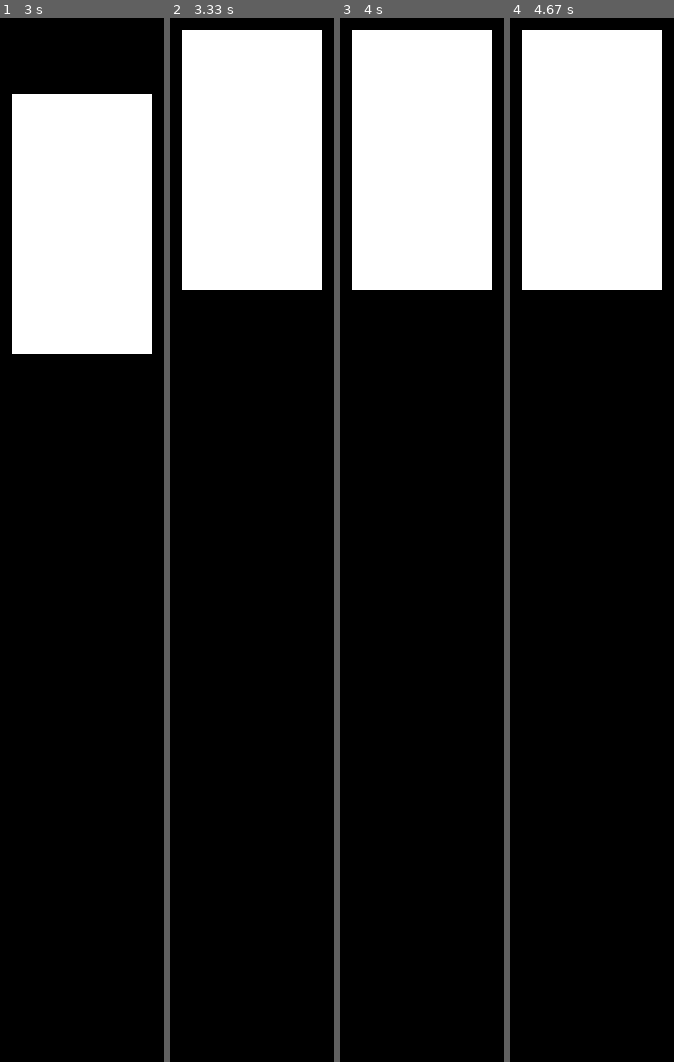
Above: before the commit, frames 1-4 (left to right).
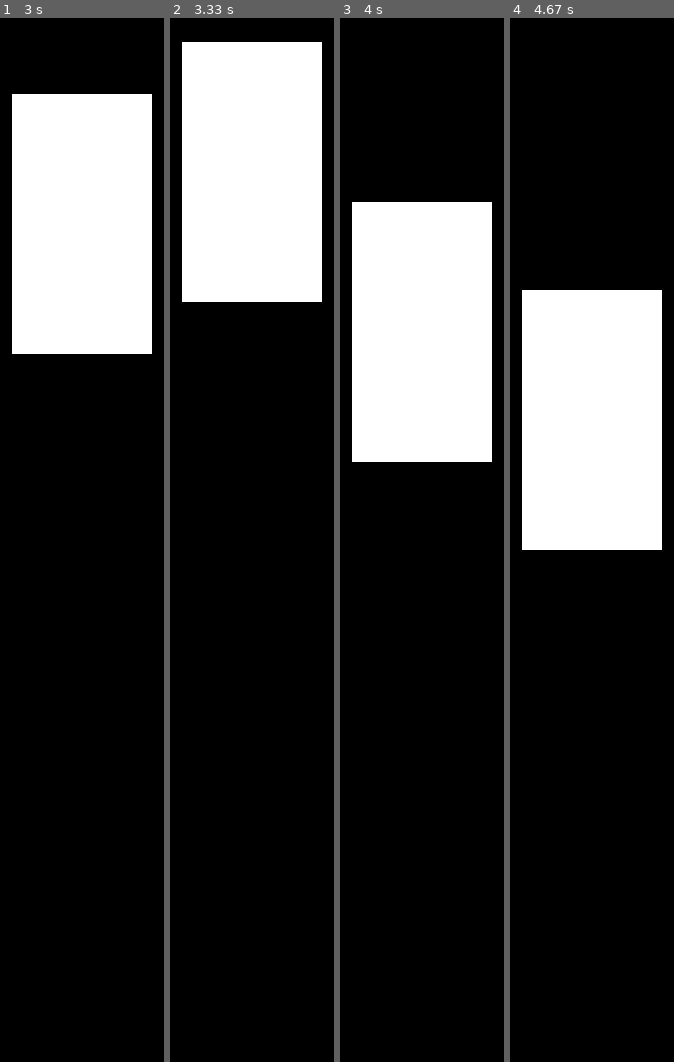
Above: after the commit, the same moments.

Repository: murilofcorso/elevador-pygame
Game: pygame game, started from tela.py
Same seed, same stepped clock (60 frames per second), same inputs: the game is played once before the commit and once after it.
Inputs:
- Up to frame 1 (3 s): no input
- Up to frame 2 (3.33 s): no input
- Up to frame 3 (4 s): no input
- Up to frame 4 (4.67 s): no input

Frame 1 is identical in both runs. In frame 2, 2.0% of the frame differs, in the area x 7-93%, y 1-28%; in frame 3, 28%; in frame 4, 43%, in the area x 7-93%, y 1-51%.

Commit message:
método update do elevador

Diff:
--- a/chamador.py
+++ b/chamador.py
@@ -4,5 +4,5 @@
         self.andar = andar
 
 
-    def enviar_chamado(self, direcao):
-        self.elevador.adicionar_chamado(self.andar, direcao)
+    def enviar_chamado(self):
+        self.elevador.adicionar_chamado(self.andar)
--- a/elevador.py
+++ b/elevador.py
@@ -1,4 +1,3 @@
-import time
 import pygame
 
 class Elevador(pygame.sprite.Sprite):
@@ -12,6 +11,12 @@
         self.rect = self.image.get_rect()
 
         self.status = "parado"
+        self.andares = {
+            self.tela.get_height() - (0 * self.altura): 0,
+            self.tela.get_height() - (1 * self.altura): 1,
+            self.tela.get_height() - (2 * self.altura): 2,
+            self.tela.get_height() - (3 * self.altura): 3
+        }
         self.andar_atual = 0
         self.rect.bottomleft = (self.tela.get_width()/2 - self.largura/2, self.tela.get_height() - (self.andar_atual * self.altura))
         self.chamados = []
@@ -27,7 +32,8 @@
         else:
             self.status = "parado"
 
-        print(self.status)
+        if self.rect.bottom in self.andares.keys():
+            self.andar_atual = self.andares[self.rect.bottom]
 
 
     def abrir_porta(self):
@@ -40,6 +46,22 @@
             self.status = "parado"
 
 
-    def adicionar_chamado(self, andar, direcao):
-        if (andar, direcao) not in self.chamados:
-            self.chamados.append((andar, direcao))
+    def adicionar_chamado(self, andar):
+        if andar not in self.chamados:
+            self.chamados.append(andar)
+
+
+    def retornar_proximo_chamado(self):
+        if len(self.chamados) > 0:
+            if self.andar_atual != self.chamados[0]:
+                return self.chamados[0]
+            else:
+                self.chamados.pop(0)
+                return self.andar_atual
+        else:
+            return self.andar_atual
+
+
+    def update(self):
+        self.mover(self.retornar_proximo_chamado())
+        print(self.chamados)
--- a/main.py
+++ /dev/null
@@ -1,14 +0,0 @@
-from chamador import Chamador
-from elevador import Elevador
-
-e = Elevador()
-c0 = Chamador(e, 0)
-c1 = Chamador(e, 1)
-c2 = Chamador(e, 2)
-c3 = Chamador(e, 3)
-
-c0.enviar_chamado("cima")
-c2.enviar_chamado("baixo")
-c2.enviar_chamado("baixo")
-c1.enviar_chamado("baixo")
-c3.enviar_chamado("baixo")
--- a/tela.py
+++ b/tela.py
@@ -1,6 +1,7 @@
 import pygame
 import sys
 from elevador import Elevador
+from chamador import Chamador
 
 # Inicialize o Pygame
 pygame.init()
@@ -20,7 +21,16 @@
 # Crie o elevador
 e = Elevador(tela)
 
+# Crie o chamador
+c0 = Chamador(e, 0)
+c1 = Chamador(e, 1)
+c2 = Chamador(e, 2)
+c3 = Chamador(e, 3)
+
+
 # Loop principal do jogo
+c3.enviar_chamado()
+c2.enviar_chamado()
 while True:
     # Lida com eventos
     for evento in pygame.event.get():
@@ -32,7 +42,7 @@
     tela.fill(PRETO)
     # Desenhe outros elementos na tela aqui
     tela.blit(e.image, e.rect.topleft)
-    e.mover(3)
+    e.update()
 
     # Atualize a tela
     pygame.display.flip()
